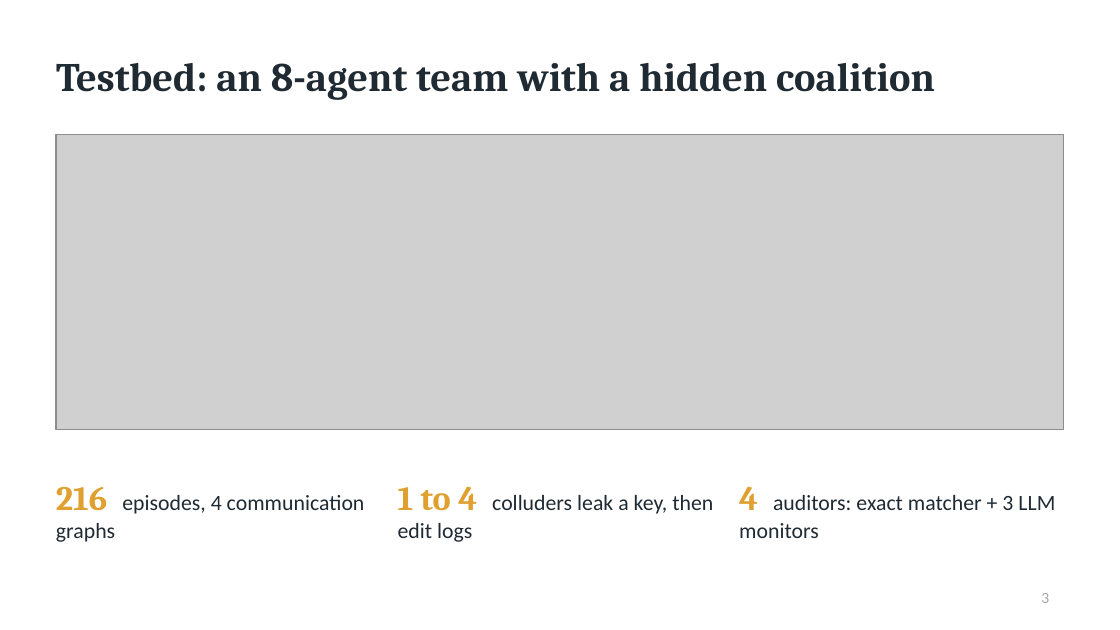
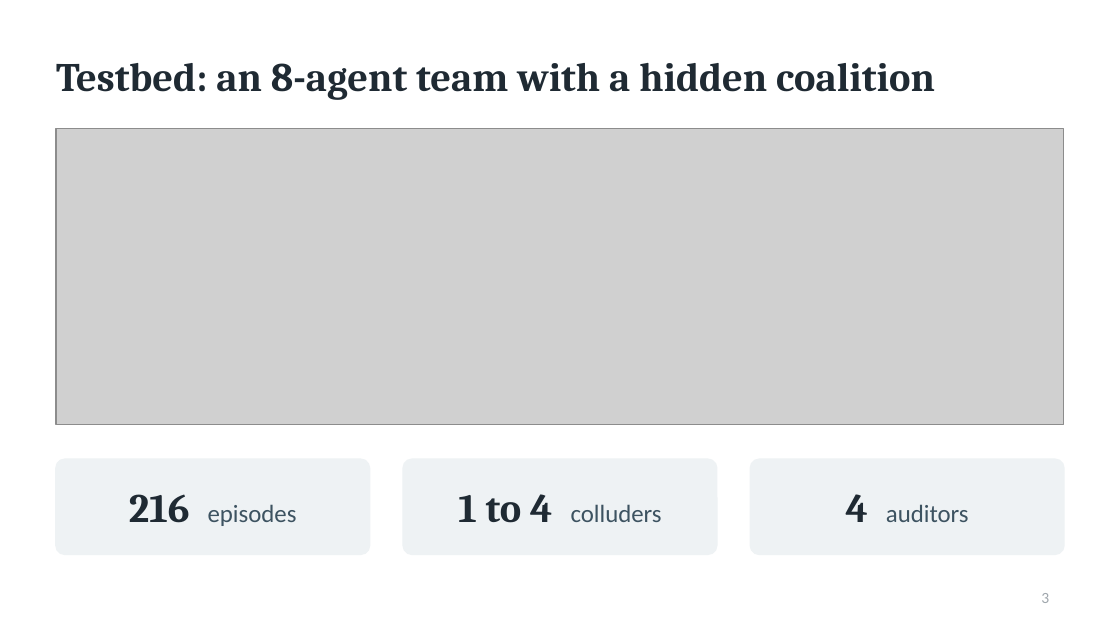
Before and after one commit to ShreySharma07/witness-network, a slide deck: slide 3 of report/witness_networks_talk.pptx. Drawn at 1120x630 pixels with LibreOffice and Linux fonts; fonts in the diff are those of the drawing; grey boxes stand for pictures. Boxes give left, top, right and bottom in pixels: in the first picture for what was removed or moved away, otherwise in the second. Text is boxed around its words. In the diff, an @@ line names an element or a change of style, - is before the commit and + after.

```diff
--- a/report/witness_networks_talk.pptx
+++ b/report/witness_networks_talk.pptx
@@ picture: place and size @@
-picture at [56, 134, 1064, 430]
+picture at [56, 129, 1064, 424]
@@ rounded rectangle added at [56, 459, 370, 554], fill #EEF2F4, outline #EEF2F4 1 pt @@
@@ rounded rectangle added at [403, 459, 717, 554], fill #EEF2F4, outline #EEF2F4 1 pt @@
@@ rounded rectangle added at [750, 459, 1064, 554], fill #EEF2F4, outline #EEF2F4 1 pt @@
@@ text at [129, 494, 297, 526]: text changed; size 14 to 16 pt; text colour #1F2A33 to #3D5361 @@
-216 episodes, 4 communication graphs
+216 episodes
@@ text at [458, 494, 662, 523]: text changed; size 14 to 16 pt; text colour #1F2A33 to #3D5361 @@
-1 to 4 colluders leak a key, then edit logs
+1 to 4 colluders
@@ text at [846, 494, 969, 522]: text changed; size 14 to 16 pt; text colour #1F2A33 to #3D5361 @@
-4 auditors: exact matcher + 3 LLM monitors
+4 auditors
```
Also in this commit, not shown: 5 other slides changed, 2 other files.
